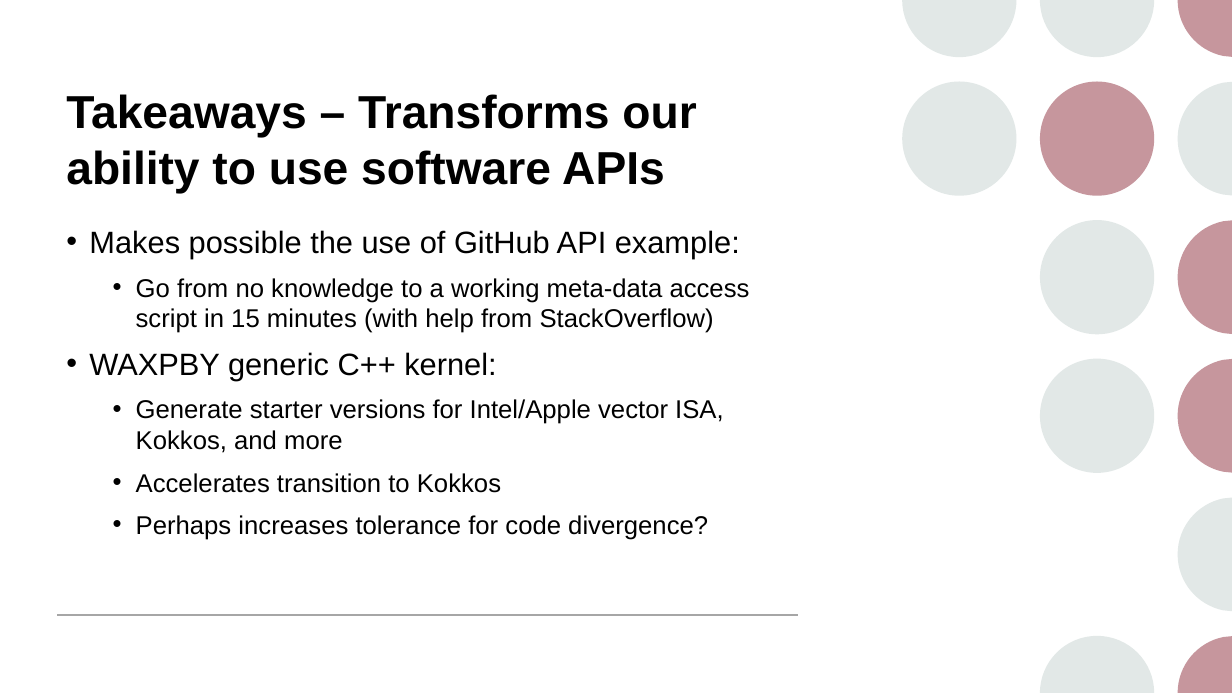
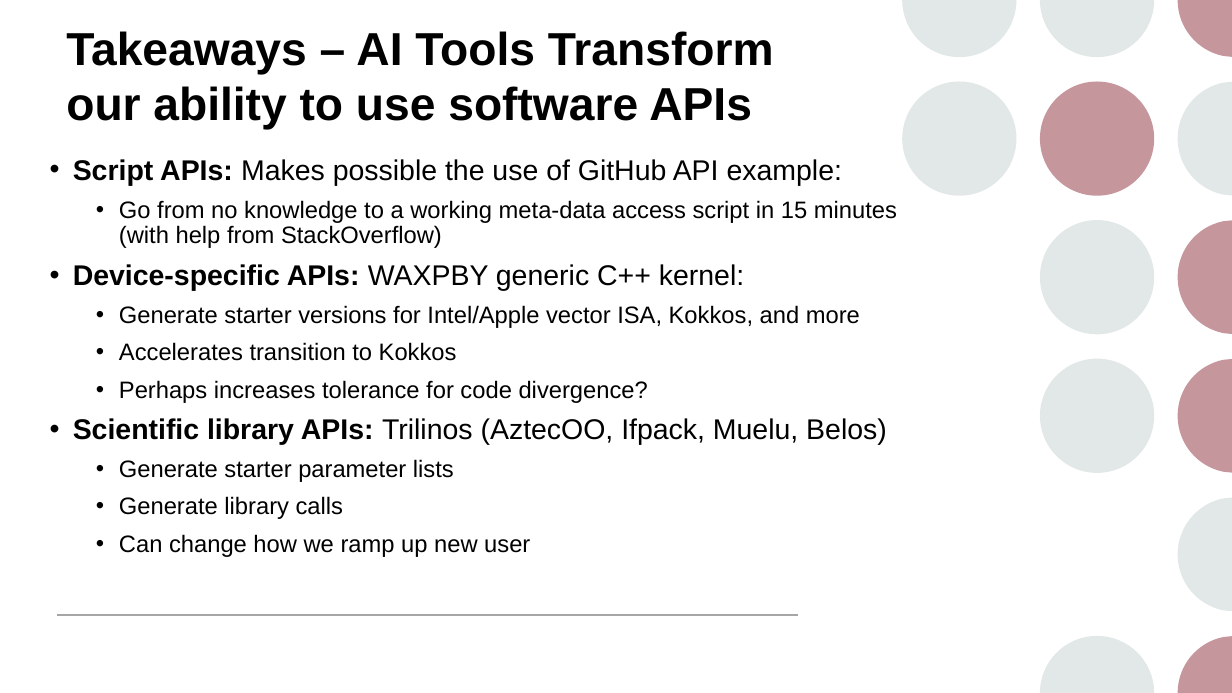
Before and after one commit to maherou/Teaching, a slide deck: slide 20 of files/CS373/GenerativeAITools/GenerativeAITools.pptx (slide 19 before the commit). Drawn at 1232x693 pixels with LibreOffice and Linux fonts; fonts in the diff are those of the drawing. Boxes give left, top, right and bottom in pixels: in the first picture for what was removed or moved away, otherwise in the second. Text is boxed around its words. In the diff, an @@ line names an element or a change of style, - is before the commit and + after.

```diff
--- a/files/CS373/GenerativeAITools/GenerativeAITools.pptx
+++ b/files/CS373/GenerativeAITools/GenerativeAITools.pptx
@@ title at [66, 31, 774, 130]: text changed @@
-Takeaways – Transforms our ability to use software APIs
+Takeaways – AI Tools Transform our ability to use software APIs
@@ text "Script APIs: Makes possible the ...": place and size @@
-text "Script APIs: Makes possible the ..." at [89, 230, 750, 540]
+text "Script APIs: Makes possible the ..." at [73, 159, 897, 557]
@@ text at [73, 159, 842, 185]: text changed; size 24 to 22.2 pt @@
-• Makes possible the use of GitHub API example:
+• Script APIs: Makes possible the use of GitHub API example:
@@ text at [119, 200, 897, 403]: size 20 to 18.5 pt in "Go from no knowledge to a working ...", "Generate starter versions for Intel/Apple vector ISA, ...", "Accelerates transition to Kokkos", "Perhaps increases tolerance for code divergence?"; line spacing 1 to 0.9 @@
@@ text at [73, 264, 744, 291]: text changed; size 24 to 22.2 pt @@
-• WAXPBY generic C++ kernel:
+• Device-specific APIs: WAXPBY generic C++ kernel:
@@ text at [73, 418, 887, 557]: paragraphs added @@
+• Scientific library APIs: Trilinos (AztecOO, Ifpack, Muelu, Belos)
+  • Generate starter parameter lists
+  • Generate library calls
+  • Can change how we ramp up new user
```
Also in this commit, not shown: 7 other slides changed, 2 slides added, 1 slide removed.
